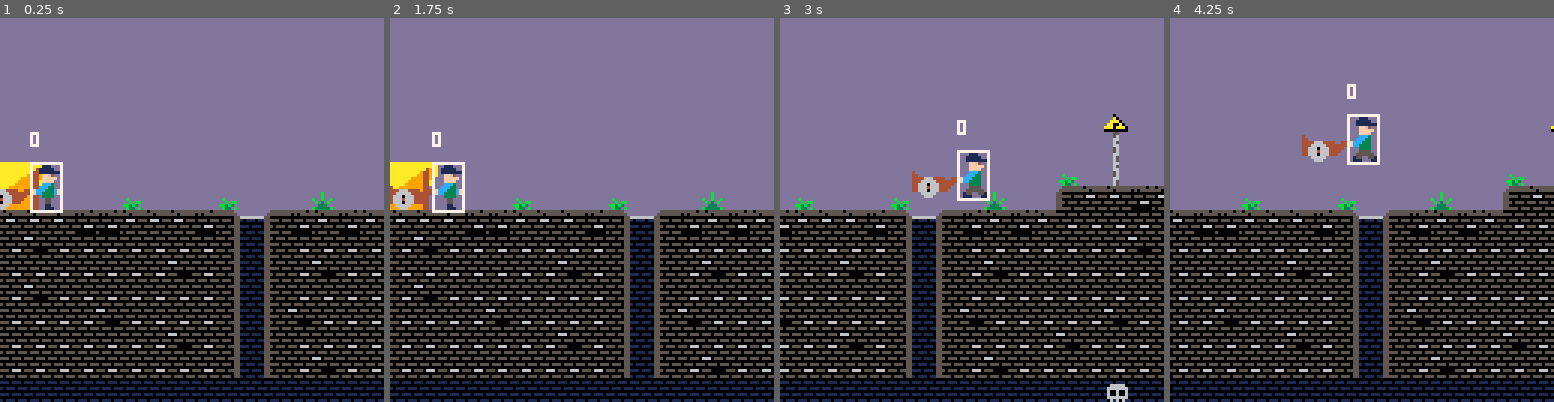
Above: before the commit, frames 1-4 (left to right).
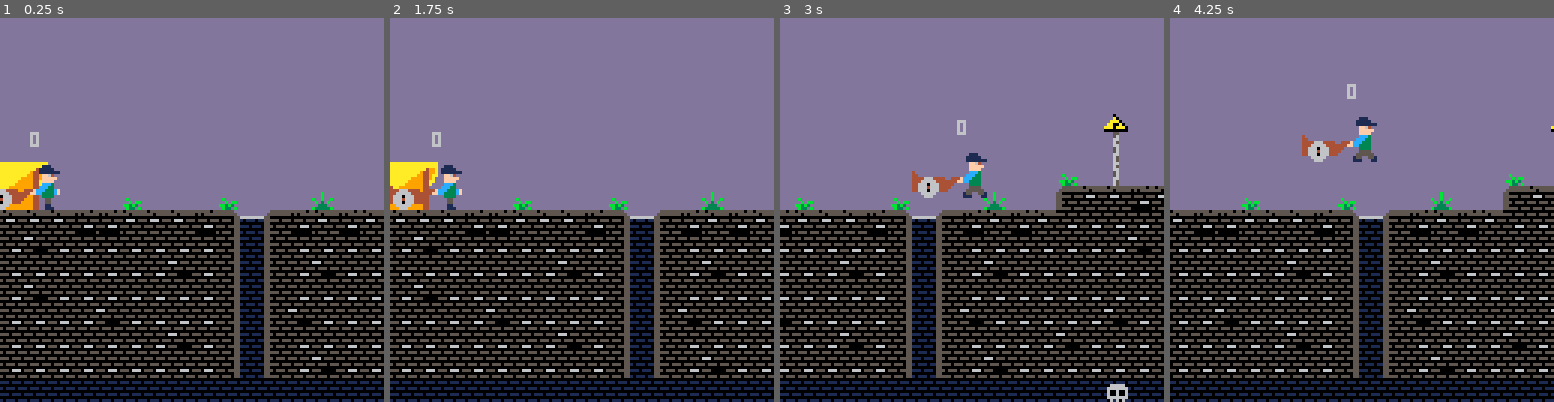
Above: after the commit, the same moments.

Repository: Elias288/The-Volqueter
Game: PICO-8 cartridge theVolqueter.p8
Two runs of this game, one before a commit and one after it. Both use one fixed random seed, a clock stepped at 60 frames per second and the inputs below.
Inputs:
- Up to frame 1 (0.25 s): no input
- Up to frame 2 (1.75 s): tap X (X key) at 0.33, 1.07 s; hold Right from 1.6 s (still down)
- Up to frame 3 (3 s): tap X (X key) at 1.85, 2.97 s; release Right at 2.1 s; hold Right from 2.47 s (still down)
- Up to frame 4 (4.25 s): release Right at 3.03 s; hold Left 3.08-3.58 s; hold Right from 4.02 s (still down); tap X (X key) at 4.08 s

The runs differ from the first frame. In frame 1, 0.4% of the frame differs, in the area x 7-17%, y 29-51%; in frame 2, 0.4%; in frame 3, 0.4%; in frame 4, 0.4%.

Commit message:
gravedad y animacion

Diff:
--- a/theVolqueter.p8
+++ b/theVolqueter.p8
@@ -157,11 +157,11 @@
 
 	print(player.score,player.x, player.y-10)
 
-	boxplayer = abs_box(player)
+	--[[boxplayer = abs_box(player)
 	boxmaxi = abs_box(enemigos[1])
 	rect(boxmaxi.x, boxmaxi.y, boxmaxi.w, boxmaxi.h, 7)
 	rect(boxplayer.x, boxplayer.y, boxplayer.w, boxplayer.h, 7)
-	--[[rect(x1r,y1r, x2r,y2r,7)
+	rect(x1r,y1r, x2r,y2r,7)
 	print((player.invulnerable and "yes" or "no"), player.x, player.y-10)
 	]]
 
@@ -281,10 +281,8 @@
 	foreach(enemigos, monster_animate)
 	foreach(items, item_update)
 
-	if player.vida>0 then
-		player_update()
-		player_animate()
-	end
+	player_update()
+	player_animate()
 
 	cam_x=player.x-64+(player.w/2)
 	if cam_x<map_start then
@@ -303,20 +301,24 @@
 	player.dy+=gravity
 	player.dx*=friccion
 
-	--controls
-	if btn(➡️) then
-		player.dx+=player.acc
-		player.running=true
-		player.flp=false
-	end
-	if btn(❎) and player.landed then
-		player.dy-=player.boost
-		player.landed=false
-	end
-	if btn(⬅️) then
-		player.dx-=player.acc
-		player.flp=true
-		player.running=true
+
+	if player.vida>0 then
+		--controls
+		if btn(➡️) then
+			player.dx+=player.acc
+			player.running=true
+			player.flp=false
+		end
+		if btn(❎) and player.landed then
+			player.dy-=player.boost
+			player.landed=false
+		end
+		if btn(⬅️) then
+			player.dx-=player.acc
+			player.flp=true
+			player.running=true
+		end
+
 	end
 
 	if player.running
